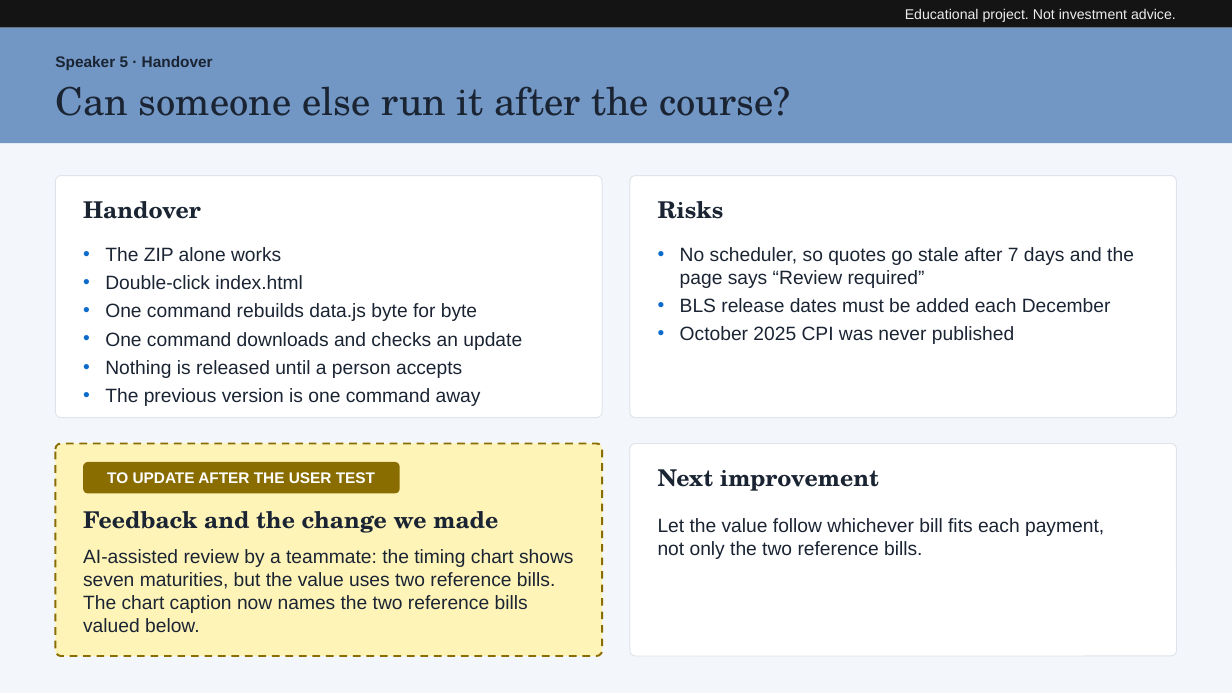
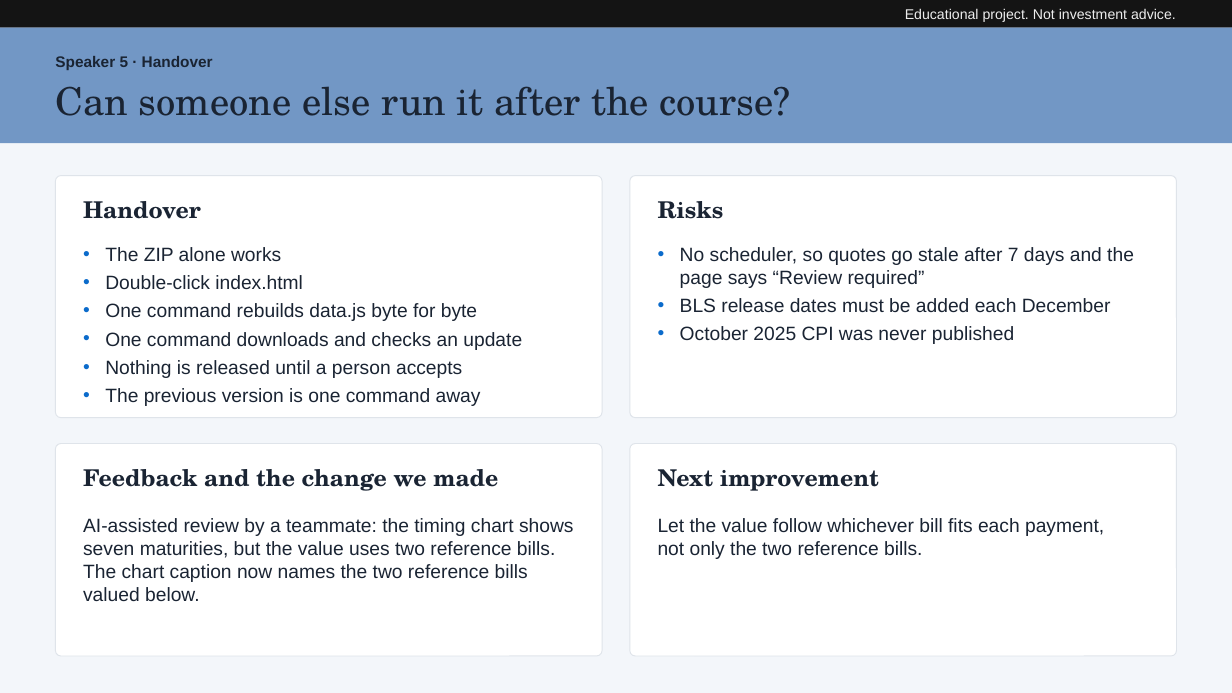
Before and after one commit to Timi-Fish/usd-cash-reserve-lab, a slide deck: slide 7 of group/presentation.pptx. Drawn at 1232x693 pixels with LibreOffice and Linux fonts; fonts in the diff are those of the drawing. Boxes give left, top, right and bottom in pixels: in the first picture for what was removed or moved away, otherwise in the second. Text is boxed around its words. In the diff, an @@ line names an element or a change of style, - is before the commit and + after.

```diff
--- a/group/presentation.pptx
+++ b/group/presentation.pptx
@@ rounded rectangle at (x1=55, y1=444, x2=603, y2=656): fill #FFF4B8 to #FFFFFF; outline #8A6D00 1.5 pt dashed to #DFE4EA 0.75 pt @@
@@ text "Feedback and the change we ..." moved from (x1=83, y1=511, x2=498, y2=533) to (x1=83, y1=469, x2=498, y2=491) @@
@@ rounded rectangle removed at (x1=83, y1=462, x2=400, y2=494) @@
-TO UPDATE AFTER THE USER TEST
@@ text "AI-assisted review by a teammate: ..." moved from (x1=83, y1=549, x2=574, y2=632) to (x1=83, y1=518, x2=574, y2=601) @@
```
Also in this commit, not shown: 1 other file.
